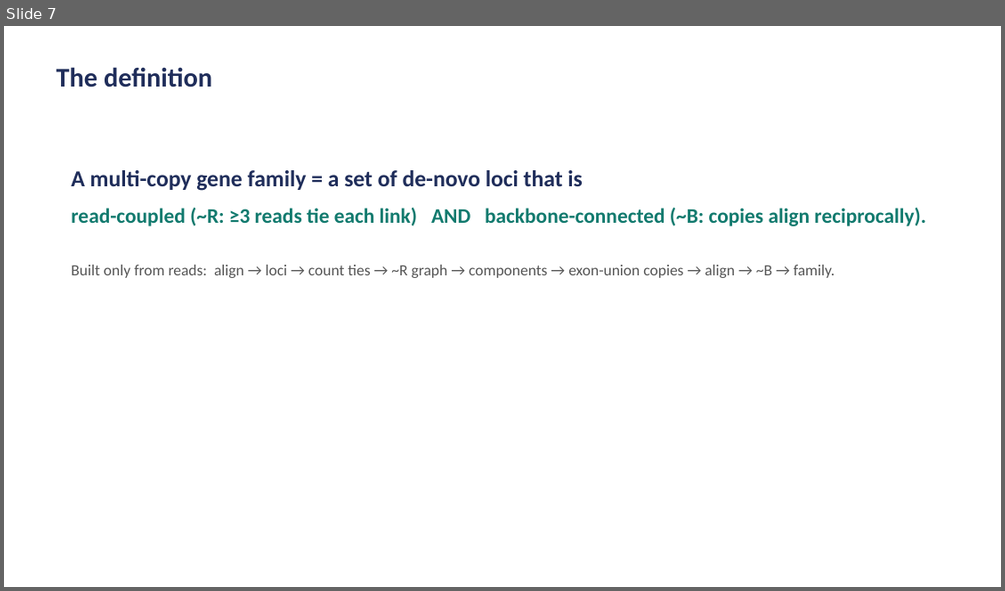
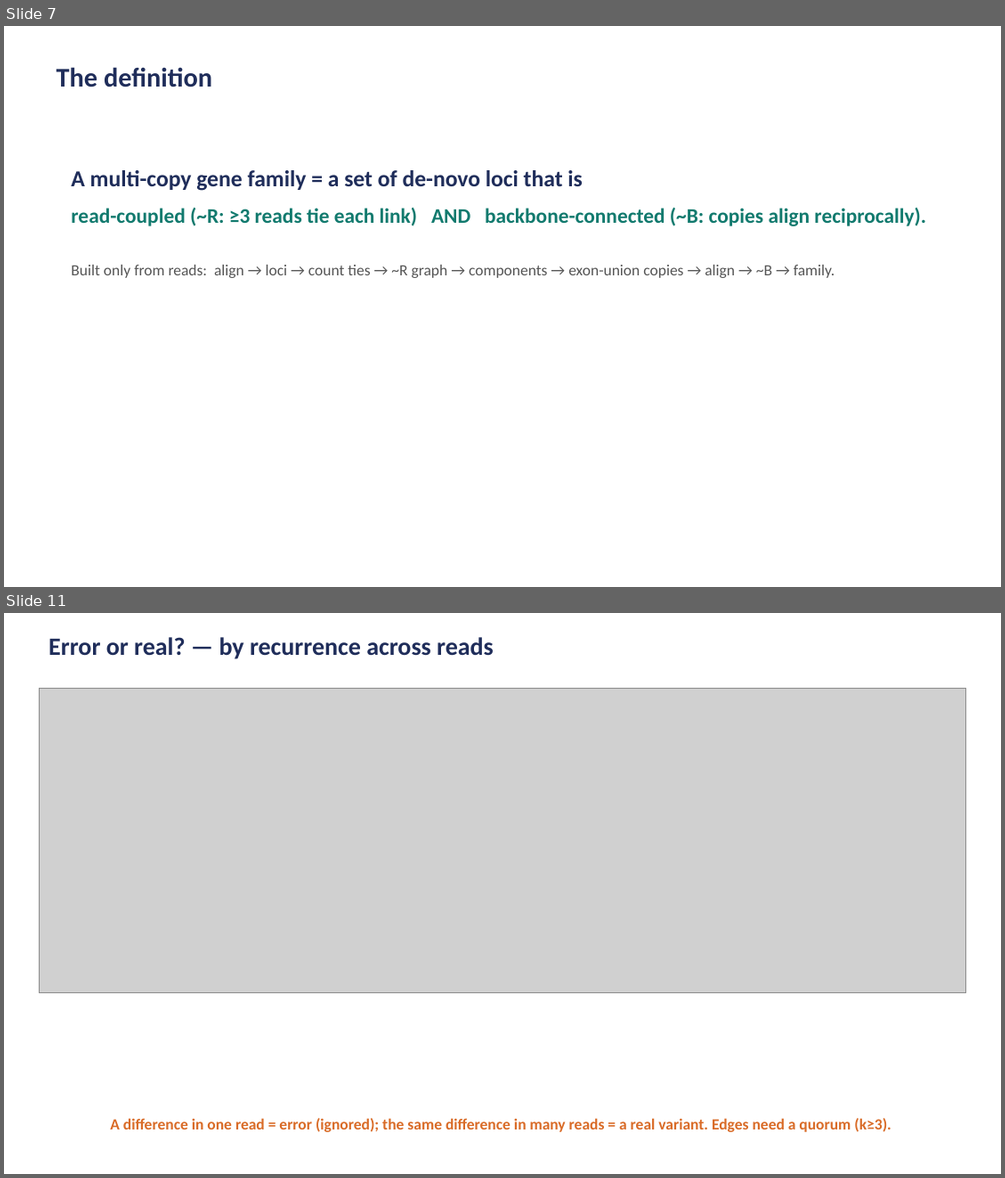
Before and after one commit to juanfraitu1/Rustle, a slide deck: bench/family_definition_visual.pptx. Shown one above the other, each under a label of ours: slide 7 before the commit, slides 7 and 11 after it; the slides between them are not shown. The pictures are 1005x591 and 1005x1178 pixels, drawn with LibreOffice and Linux fonts; fonts in the diff are those of the drawing; grey boxes stand for pictures. Boxes give left, top, right and bottom in pixels: in the first picture for what was removed or moved away, otherwise in the second. Text is boxed around its words. In the diff, an @@ line names an element or a change of style, - is before the commit and + after.

```diff
--- a/bench/family_definition_visual.pptx
+++ b/bench/family_definition_visual.pptx
@@ slide 11 added at (x1=4, y1=613, x2=1001, y2=1174), background #FFFFFF @@
@@ text added at (x1=48, y1=637, x2=494, y2=659), 24 pt, text #1F2D5A, bold @@
+Error or real? — by recurrence across reads
@@ picture added at (x1=39, y1=688, x2=966, y2=993) @@
@@ text added at (x1=110, y1=1118, x2=891, y2=1132), 15 pt, text #D96B27, bold @@
+A difference in one read = error (ignored); the same difference in many reads = a real variant. Edges need a quorum (k≥3).
```
Also in this commit, not shown: 1 slide changed, 4 other slides added, 4 other files.
